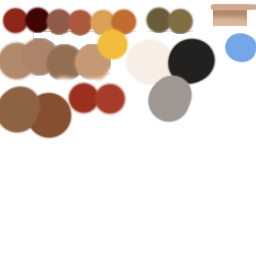
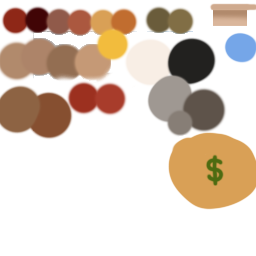
Comparing the layer stacks of the two 256px x 256px images. Changes:
painted on "Layer 1" over [166, 87, 256, 210]